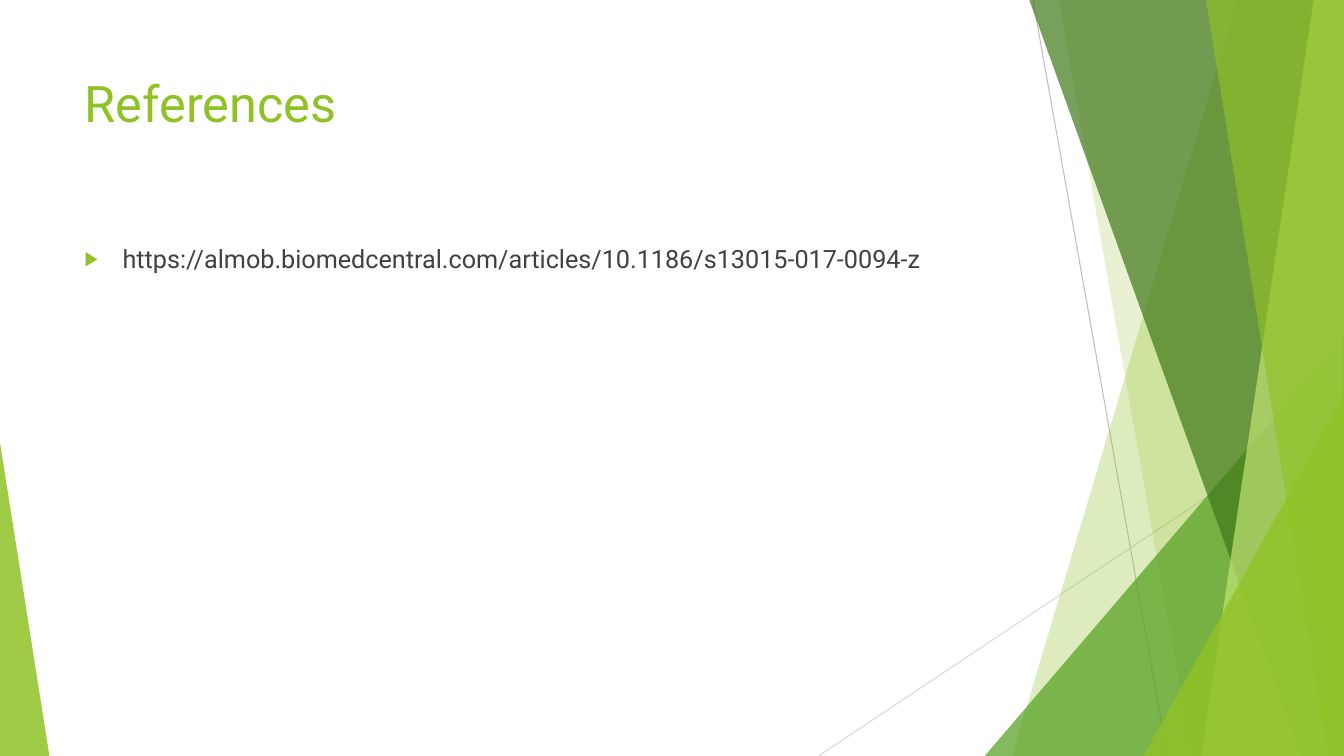
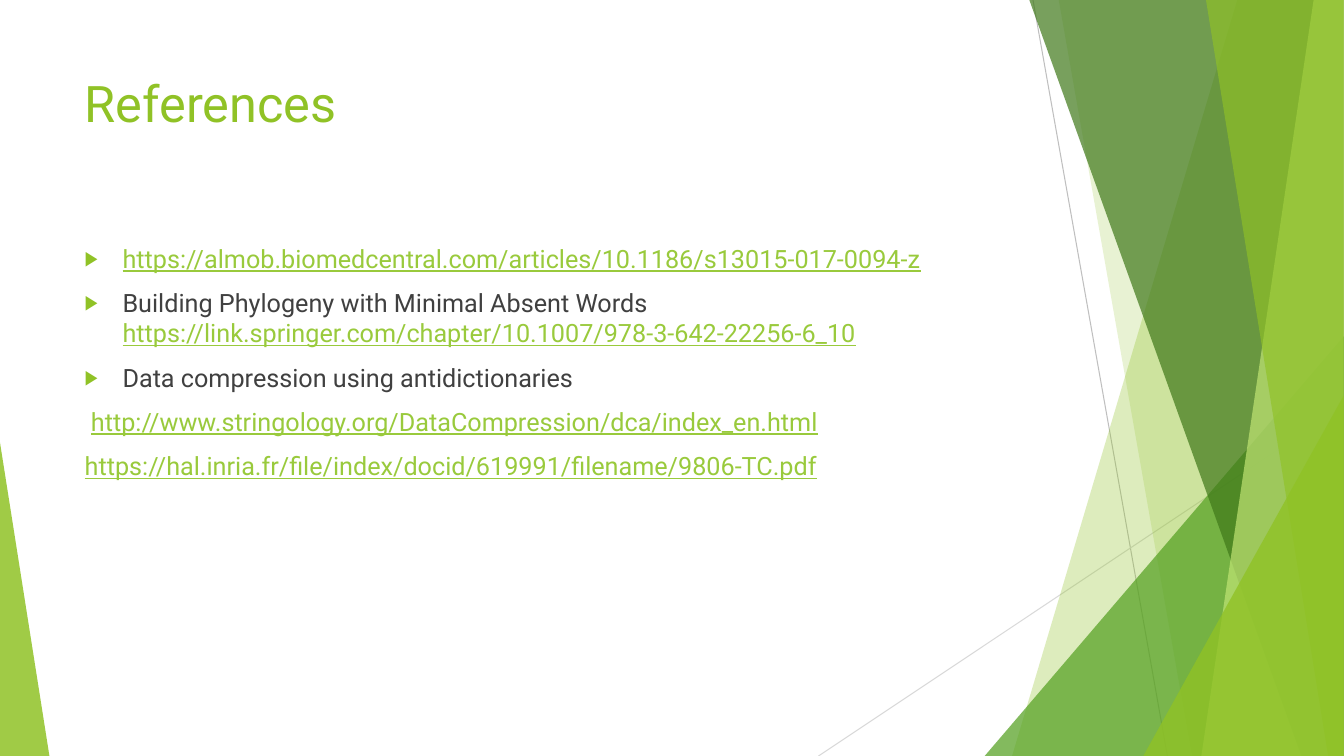
Before and after one commit to ciortanmadalina/BioinfoSem2, a slide deck: slide 15 of algo/Optimal computation of avoided words.pptx. Drawn at 1344x756 pixels with LibreOffice and Linux fonts; fonts in the diff are those of the drawing. Boxes give left, top, right and bottom in pixels: in the first picture for what was removed or moved away, otherwise in the second. Text is boxed around its words. In the diff, an @@ line names an element or a change of style, - is before the commit and + after.

```diff
--- a/algo/Optimal computation of avoided words.pptx
+++ b/algo/Optimal computation of avoided words.pptx
@@ text at [123, 249, 920, 273]: text colour #404040 to #99CA3C, underline on in "https://almob.biomedcentral.com/articles/10.1186/s13015-017- ..." @@
@@ text at [85, 293, 856, 480]: paragraphs added @@
+▶ Building Phylogeny with Minimal Absent Words https://link.springer.com/chapter/10.1007/978-3-642-22256-6_10
+▶ Data compression using antidictionaries
+http://www.stringology.org/DataCompression/dca/index_en.html
+https://hal.inria.fr/file/index/docid/619991/filename/9806-TC.pdf
```
Also in this commit, not shown: 8 other slides changed, 2 slides added, 2 slides removed.
